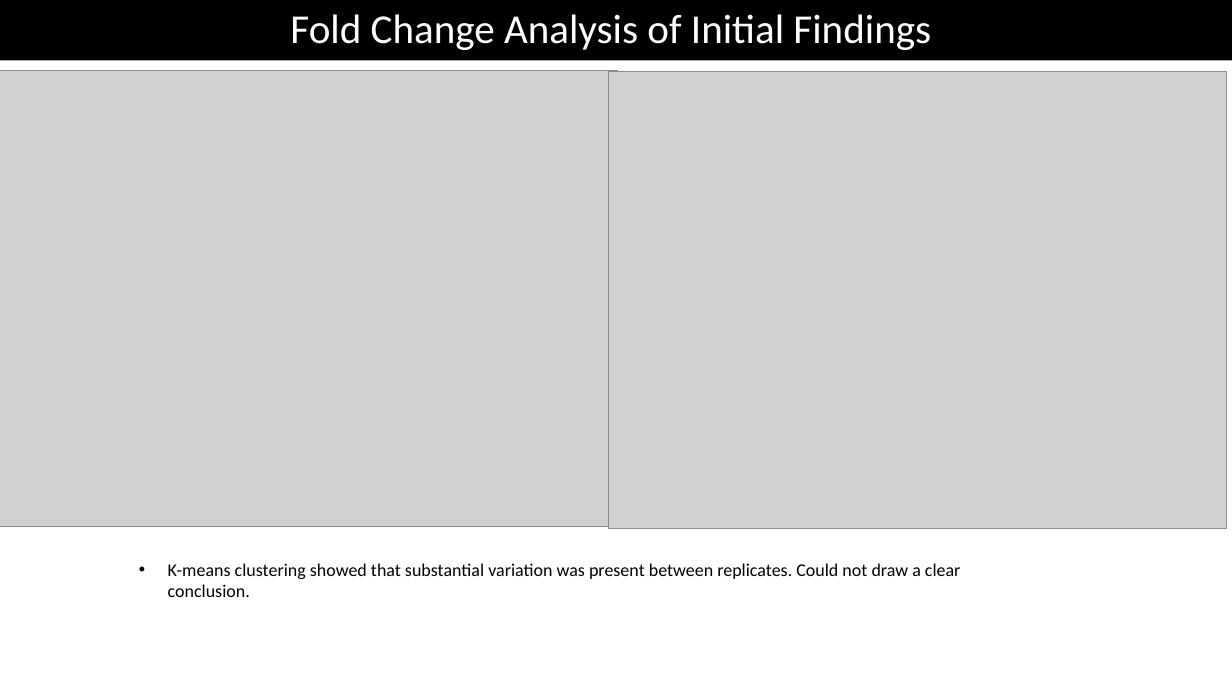
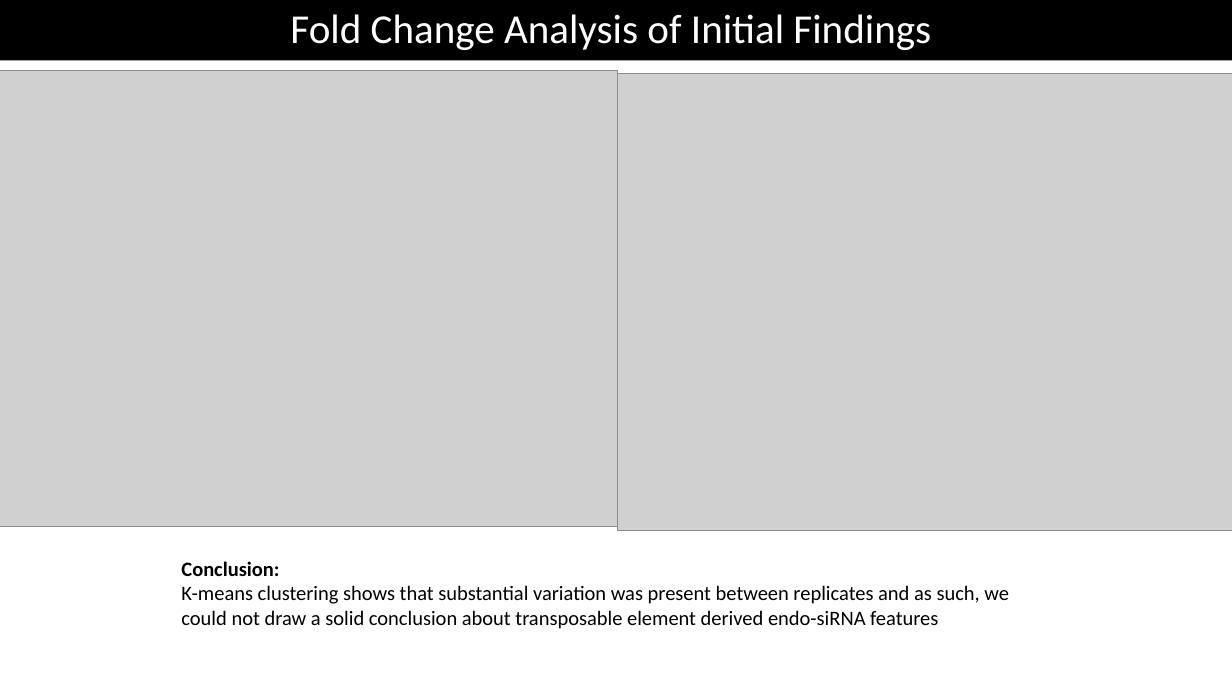
Before and after one commit to jinweelee/notebooks, a slide deck: slide 4 of recent_papers/presentation/Small RNA-seq Analysis of.pptm (slide 5 before the commit). Drawn at 1232x693 pixels with LibreOffice and Linux fonts; fonts in the diff are those of the drawing; grey boxes stand for pictures. Boxes give left, top, right and bottom in pixels: in the first picture for what was removed or moved away, otherwise in the second. Text is boxed around its words. In the diff, an @@ line names an element or a change of style, - is before the commit and + after.

```diff
--- a/recent_papers/presentation/Small RNA-seq Analysis of.pptm
+++ b/recent_papers/presentation/Small RNA-seq Analysis of.pptm
@@ picture: place and size @@
-picture at (609, 72, 1227, 529)
+picture at (617, 74, 1232, 531)
@@ text at (181, 561, 1009, 629): text changed; size 14 to 16 pt @@
-• K-means clustering showed that substantial variation was present between replicates. Could not draw a clear conclusion.
+Conclusion:
+K-means clustering shows that substantial variation was present between replicates and as such, we could not draw a solid conclusion about transposable element derived endo-siRNA features
```
Also in this commit, not shown: 4 other slides changed, 8 slides added, 3 slides removed, 4 other files.
